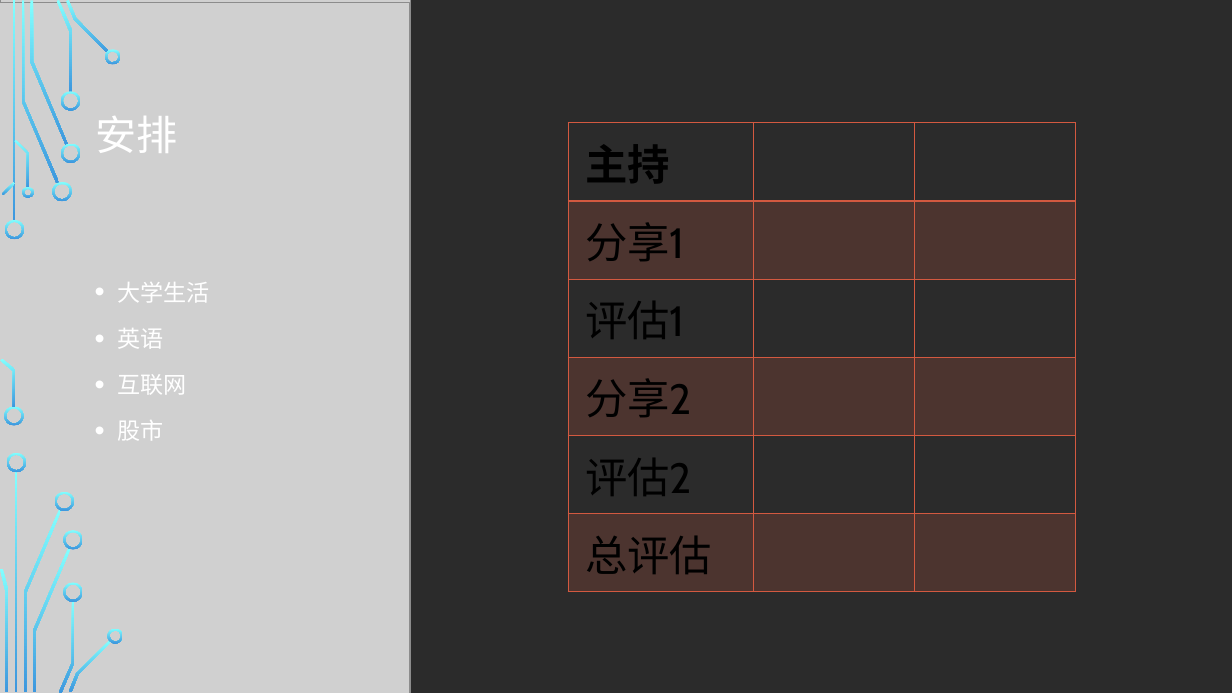
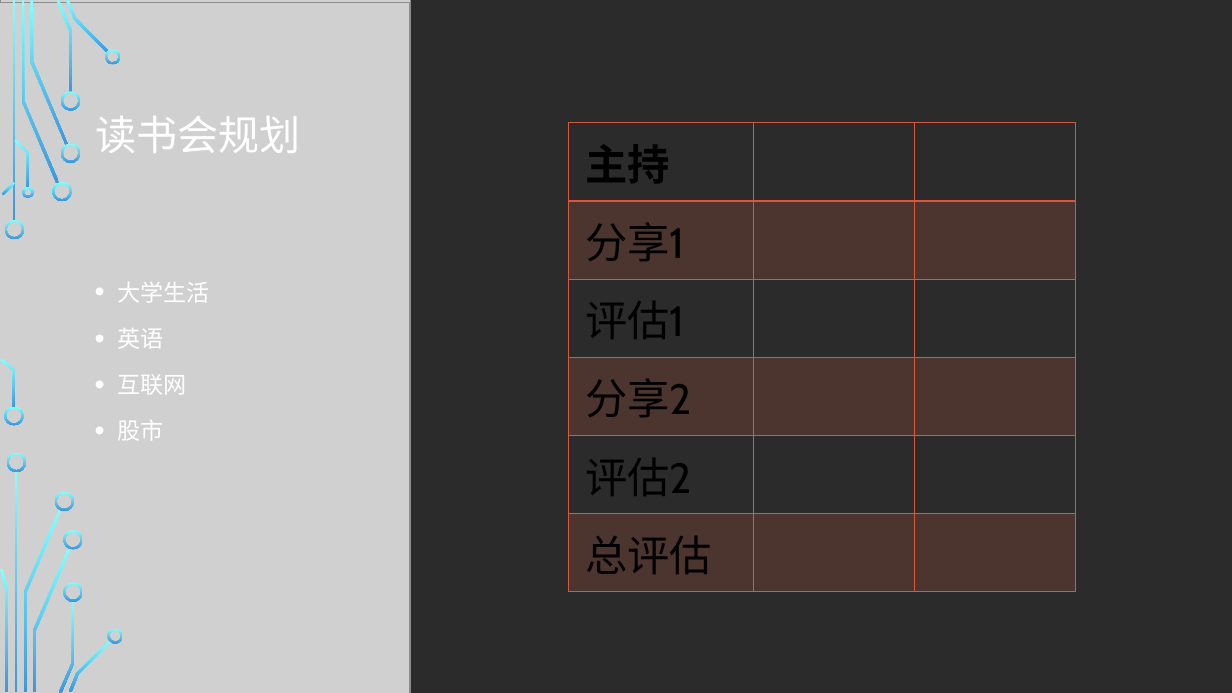
Before and after one commit to WeileiZeng/middle-school-study-plan, a slide deck: slide 10 of shizitang/shizitang.pptx (slide 9 before the commit). Drawn at 1232x693 pixels with LibreOffice and Linux fonts; fonts in the diff are those of the drawing; grey boxes stand for pictures; background and template pictures are left out; a plain dark background stands for a picture behind light text. Boxes give left, top, right and bottom in pixels: in the first picture for what was removed or moved away, otherwise in the second. Text is boxed around its words. In the diff, an @@ line names an element or a change of style, - is before the commit and + after.

```diff
--- a/shizitang/shizitang.pptx
+++ b/shizitang/shizitang.pptx
@@ title at [96,116,301,153]: text changed @@
-安排
+读书会规划
```
Also in this commit, not shown: 3 other slides changed, 1 slide added.
